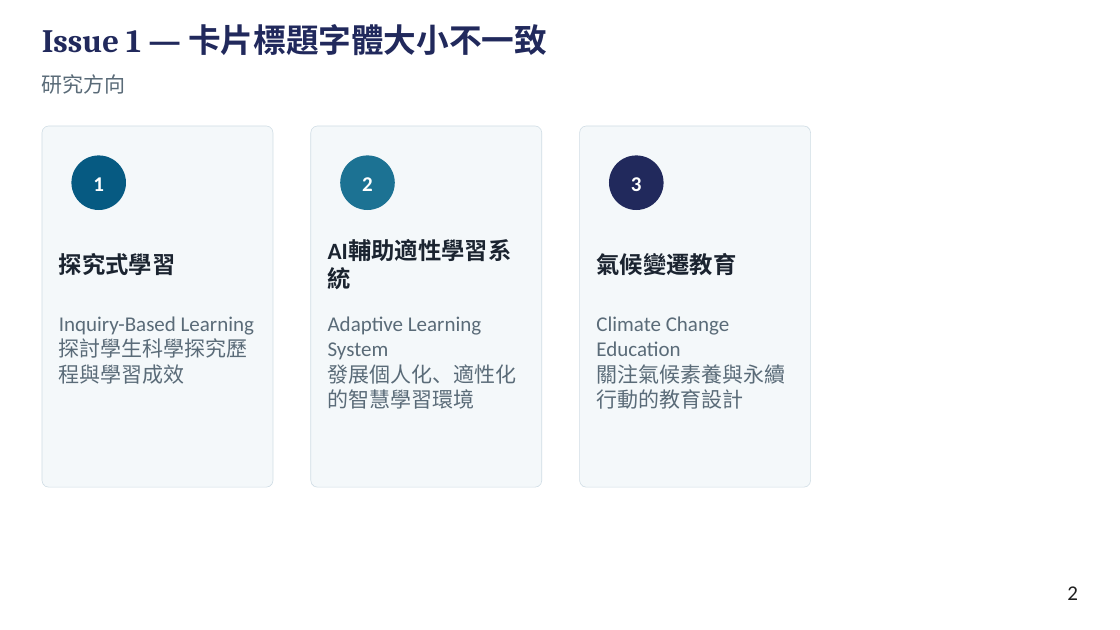
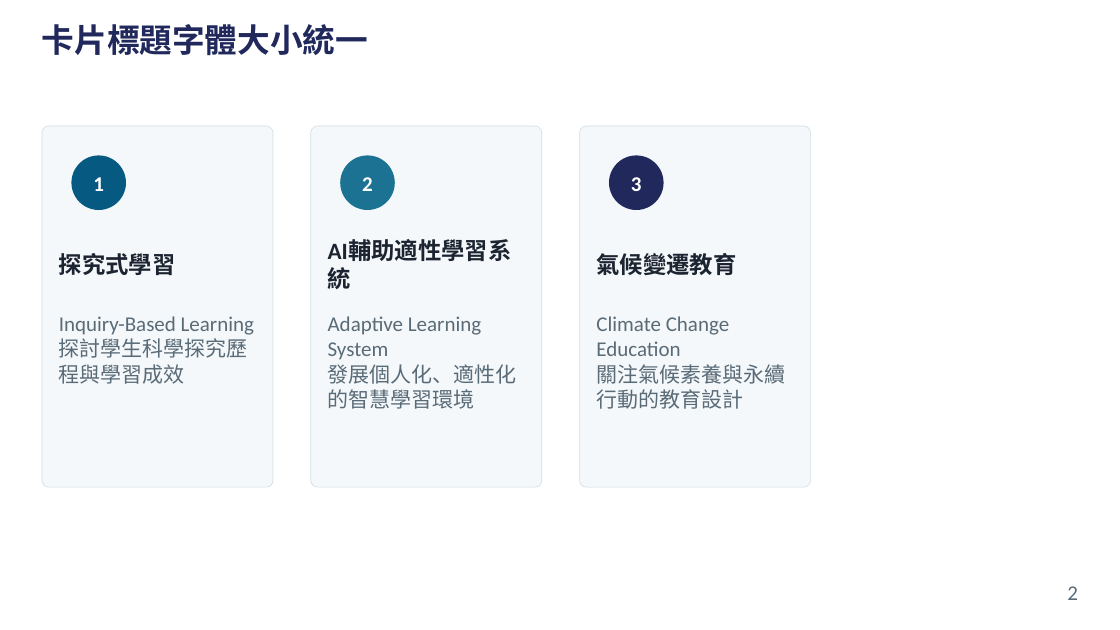
Before and after one commit to billlingsley/storage, a slide deck: slide 2 of out/41411005E_林俊緯_隨堂測驗1.pptx. Drawn at 1120x630 pixels with LibreOffice and Linux fonts; fonts in the diff are those of the drawing. Boxes give left, top, right and bottom in pixels: in the first picture for what was removed or moved away, otherwise in the second. Text is boxed around its words. In the diff, an @@ line names an element or a change of style, - is before the commit and + after.

```diff
--- a/out/41411005E_林俊緯_隨堂測驗1.pptx
+++ b/out/41411005E_林俊緯_隨堂測驗1.pptx
@@ text at <box>42,24,368,55</box>: text changed @@
-Issue 1 — 卡片標題字體大小不一致
+卡片標題字體大小統一
@@ text removed at <box>42,74,126,94</box> @@
-研究方向
@@ text "2" at <box>1067,586,1078,600</box>: text colour #1F1F1F to #5A6B78 @@
```
Also in this commit, not shown: 5 other slides changed.
